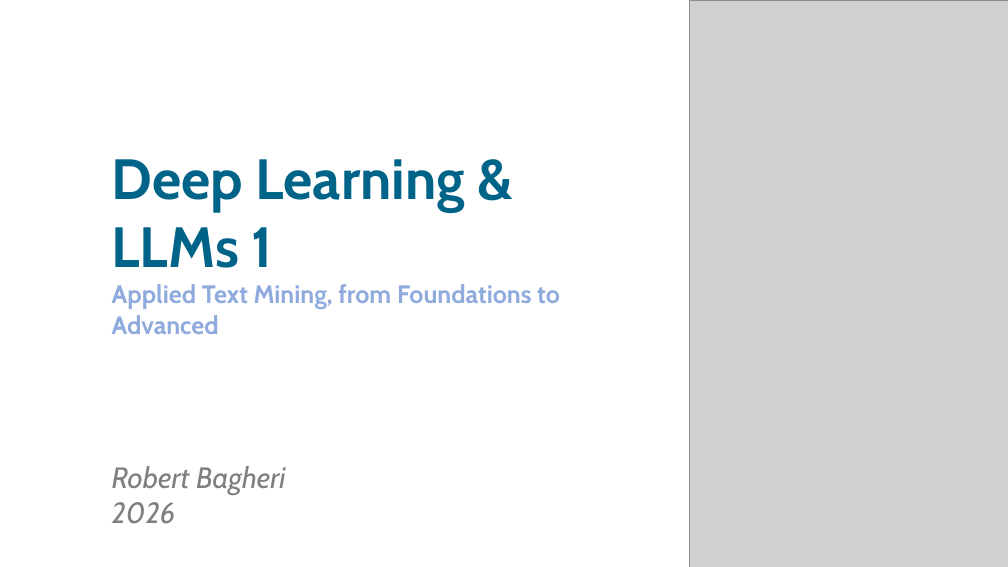
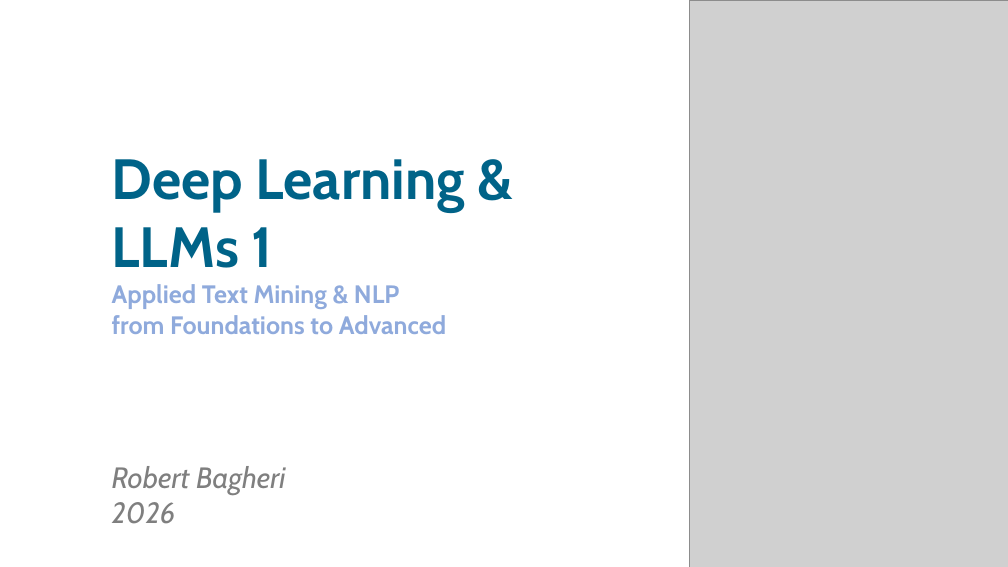
Before and after one commit to bagheria/applied_tm, a slide deck: slide 1 of wednesday/Lectures/lecture 6/Lecture_6.pptx. Drawn at 1008x567 pixels with LibreOffice and Linux fonts; fonts in the diff are those of the drawing; grey boxes stand for pictures. Boxes give left, top, right and bottom in pixels: in the first picture for what was removed or moved away, otherwise in the second. Text is boxed around its words. In the diff, an @@ line names an element or a change of style, - is before the commit and + after.

```diff
--- a/wednesday/Lectures/lecture 6/Lecture_6.pptx
+++ b/wednesday/Lectures/lecture 6/Lecture_6.pptx
@@ text at [112,284,446,334]: text changed @@
-Applied Text Mining, from Foundations to Advanced
+Applied Text Mining & NLP
+from Foundations to Advanced
```
Also in this commit, not shown: 3 other slides changed.
